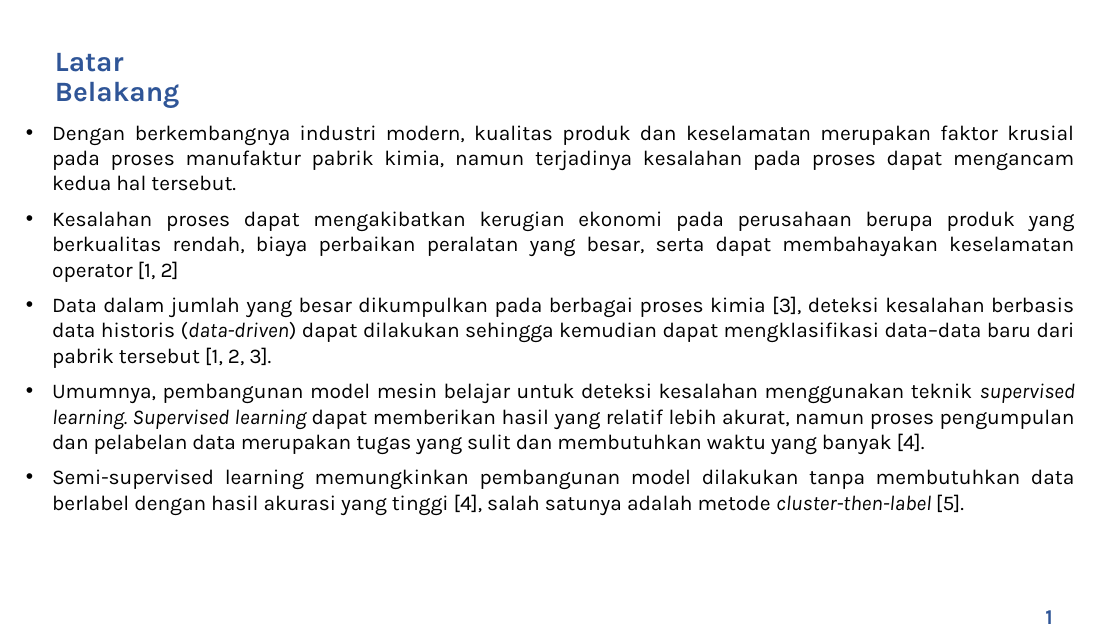
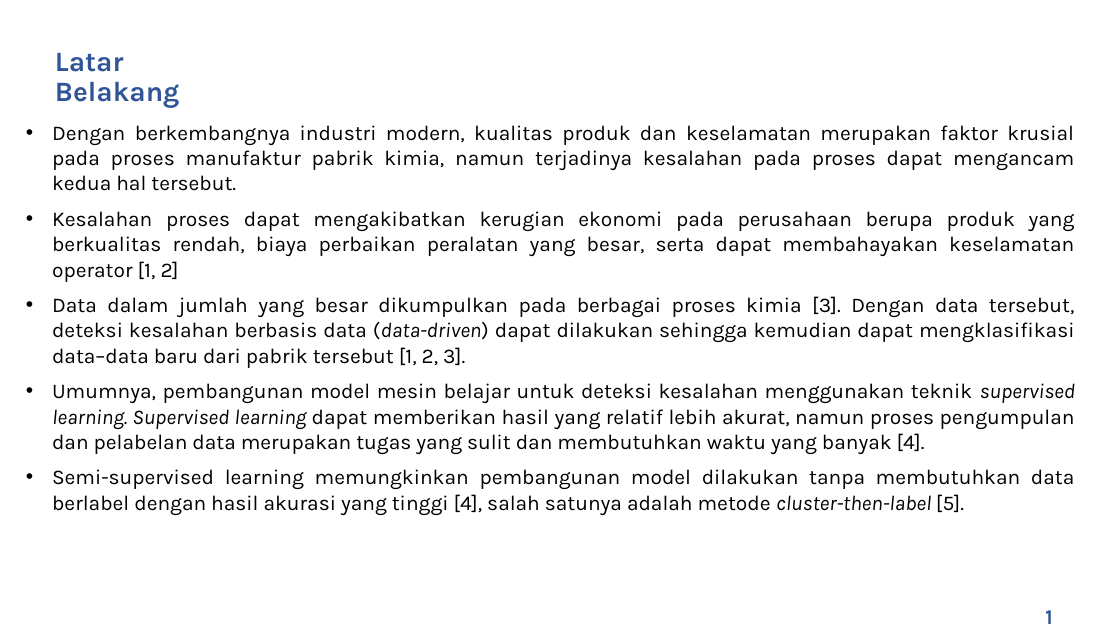
Before and after one commit to rezaandriady/TA_RezaAndriady, a slide deck: slide 2 of Presentasi/Draft Presentasi Reza Andriady - 44976.pptx. Drawn at 1120x630 pixels with LibreOffice and Linux fonts; fonts in the diff are those of the drawing; background and template pictures are left out. Boxes give left, top, right and bottom in pixels: in the first picture for what was removed or moved away, otherwise in the second. Text is boxed around its words. In the diff, an @@ line names an element or a change of style, - is before the commit and + after.

```diff
--- a/Presentasi/Draft Presentasi Reza Andriady - 44976.pptx
+++ b/Presentasi/Draft Presentasi Reza Andriady - 44976.pptx
@@ text at [52, 296, 1074, 368]: text changed @@
-• Data dalam jumlah yang besar dikumpulkan pada berbagai proses kimia [3], deteksi kesalahan berbasis data historis (data-driven) dapat dilakukan sehingga kemudian dapat mengklasifikasi data–data baru dari pabrik tersebut [1, 2, 3].
+• Data dalam jumlah yang besar dikumpulkan pada berbagai proses kimia [3]. Dengan data tersebut, deteksi kesalahan berbasis data (data-driven) dapat dilakukan sehingga kemudian dapat mengklasifikasi data–data baru dari pabrik tersebut [1, 2, 3].
```
Also in this commit, not shown: 15 other slides changed.
